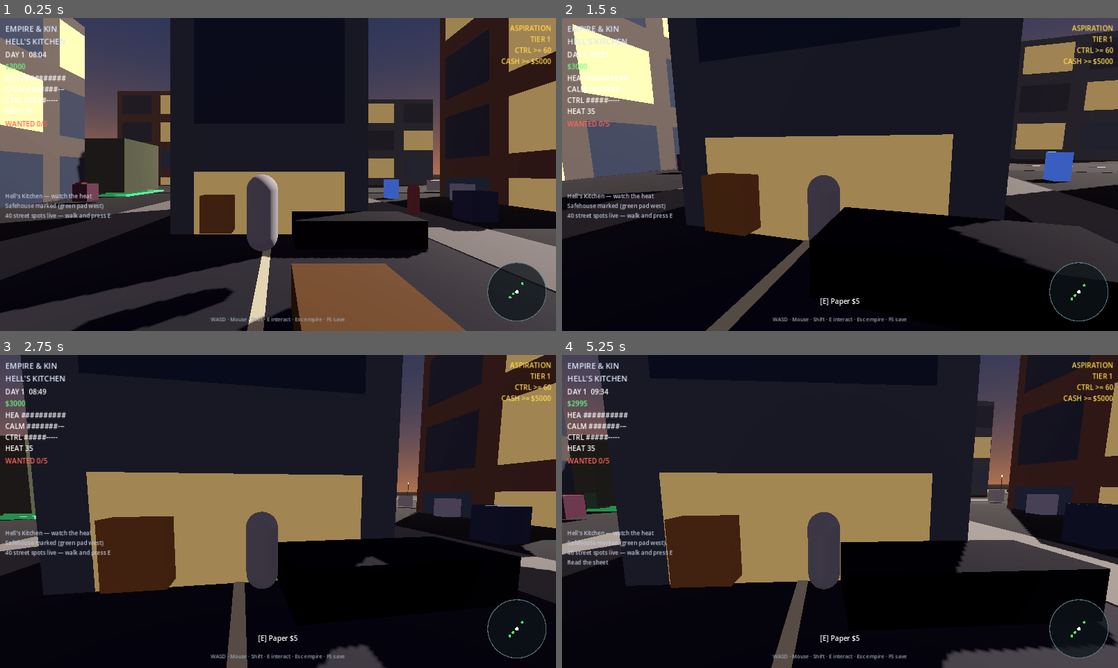
Above: before the commit, frames 1-4 (two rows, left to right).
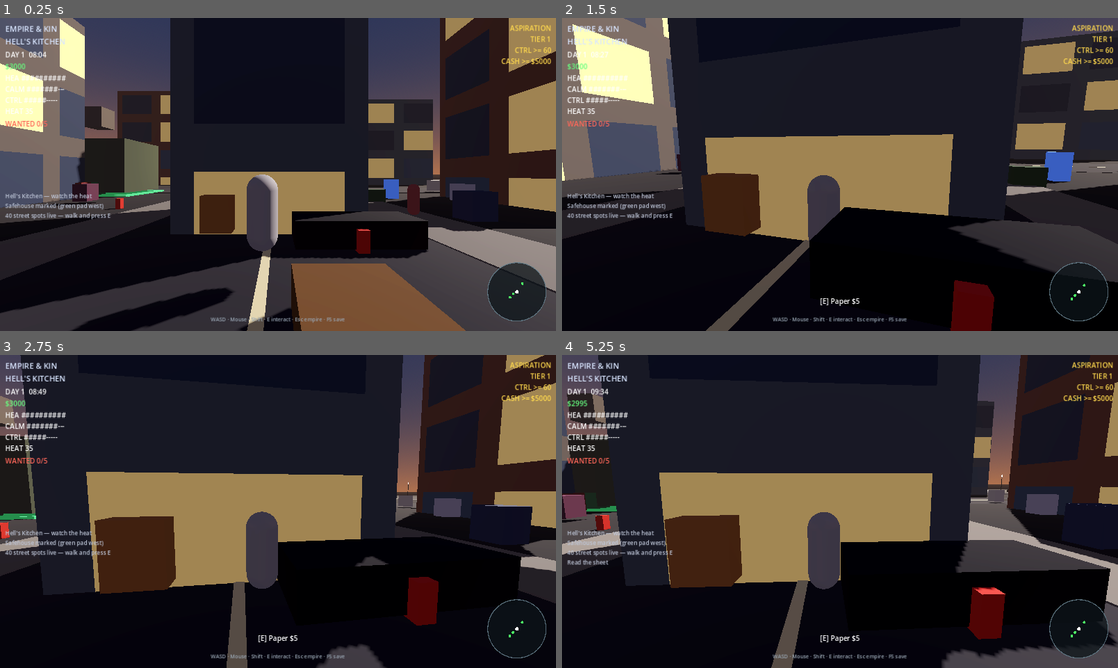
Above: after the commit, the same moments.

Repository: 5mil/empire-and-kin
Game: Godot game, scene res://scenes/main.tscn
Same seed, same stepped clock (60 frames per second), same inputs: the game is played once before the commit and once after it.
Inputs (mouse positions are in pixels of both pictures, inside the frame that each line leads up to):
- Up to frame 1 (0.25 s): no input
- Up to frame 2 (1.5 s): tap Enter at 0.5 s; move the mouse to (867, 174) at 0.52 s; hold E (interact) 0.53-1.28 s; hold W (move_forward) from 0.53 s (still down); move the mouse to (812, 174) at 1.27 s; tap 1 at 1.35 s
- Up to frame 3 (2.75 s): keep holding W (move_forward); move the mouse to (289, 505) at 2.02 s; tap 2 at 2.1 s
- Up to frame 4 (5.25 s): keep holding W (move_forward); move the mouse to (834, 517) at 2.77 s; tap 3 at 2.85 s; move the mouse to (878, 514) at 3.52 s; tap 4 at 3.6 s; move the mouse to (795, 508) at 4.27 s; tap 5 at 4.35 s; move the mouse to (845, 511) at 5.02 s; hold E (interact) from 5.03 s (still down)

The runs differ from the first frame. In frame 1, 0.7% of the frame differs, in the area x 15-70%, y 28-78%; in frame 2, 1.5%; in frame 3, 1.1%; in frame 4, 1.7%, in the area x 0-80%, y 12-97%.

Commit message:
godot: spawn street dressing and district gates from main

Diff:
--- a/godot/scripts/main.gd
+++ b/godot/scripts/main.gd
@@ -1,5 +1,5 @@
 extends Node3D
-## Main world — BETA systems ported: empire, 40 spots, heat/rival/payday.
+## Main world — empire, 40 spots, dressing, travel gates.
 
 func _ready() -> void:
 	GameState.current_district_id = "hells_kitchen"
@@ -15,6 +15,10 @@
 	_spawn_extra_jobs()
 	_spawn_safehouse()
 	InteractCatalog.spawn_all(self)
+	var dress := Node3D.new()
+	dress.name = "StreetDressing"
+	dress.set_script(load("res://scripts/street_dressing.gd"))
+	add_child(dress)
 	GameState.feed_line.emit("%d street spots live — walk and press E" % InteractCatalog.catalog().size())
 
 func _spawn_extra_jobs() -> void:
